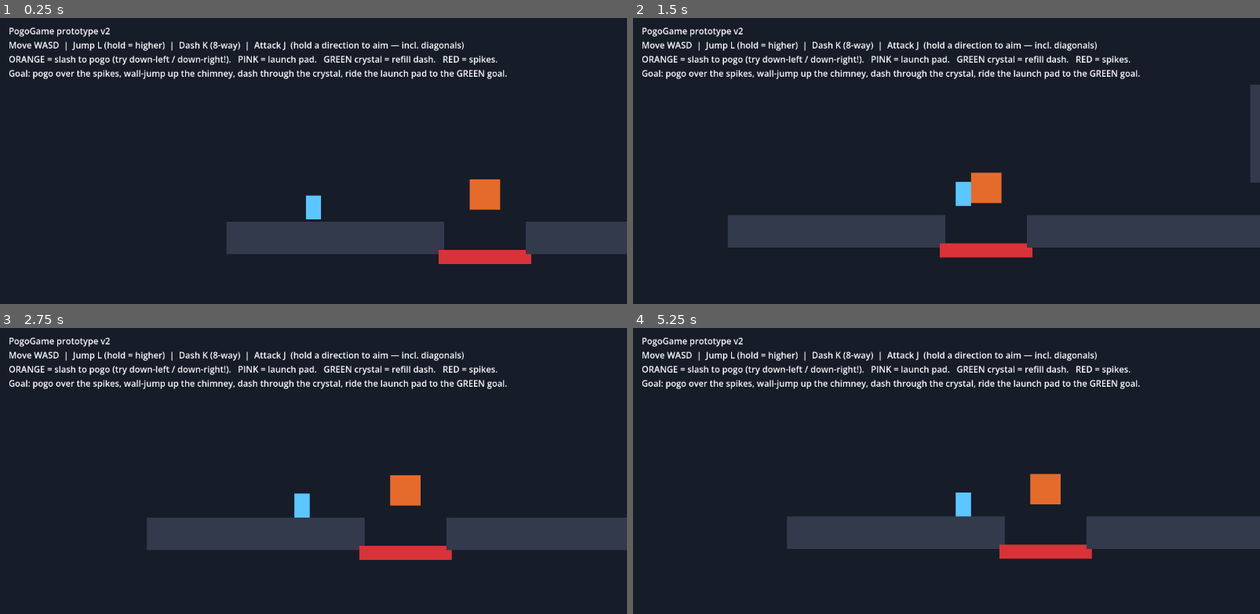
Above: before the commit, frames 1-4 (two rows, left to right).
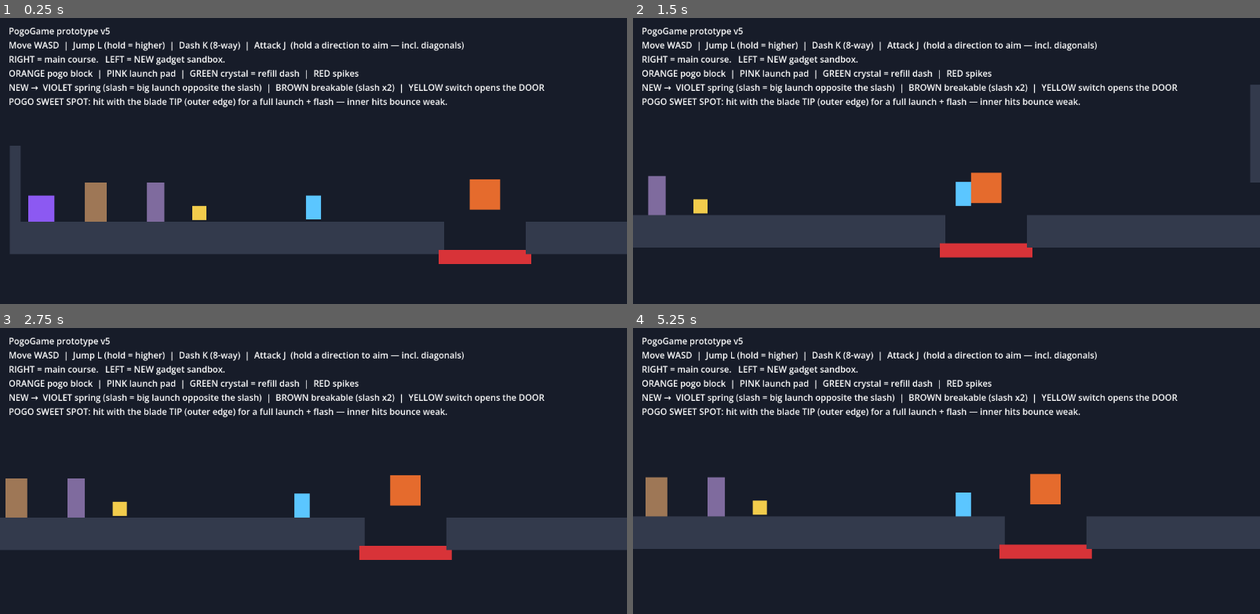
Above: after the commit, the same moments.

Repository: JL7024/PogoGame
Game: Godot game, scene res://Main.tscn
Same seed, same stepped clock (60 frames per second), same inputs: the game is played once before the commit and once after it.
Inputs:
- Up to frame 1 (0.25 s): no input
- Up to frame 2 (1.5 s): hold D (right) from 0.53 s (still down); tap J (attack) at 0.6 s; tap L (jump) at 0.77, 1.07 s; tap K (dash) at 0.8, 1.35 s
- Up to frame 3 (2.75 s): tap L (jump) at 1.52, 1.55, 1.82, 2.1 s; release D (right) at 2.03 s; hold A (left) from 2.03 s (still down); tap J (attack) at 2.3 s
- Up to frame 4 (5.25 s): release A (left) at 2.78 s; hold D (right) 2.78-4.28 s; tap J (attack) at 2.85, 4.35 s; tap L (jump) at 3.02, 3.32, 3.77, 3.8, 4.07, 4.52, 4.82 s; tap K (dash) at 3.05, 3.6, 5.1 s; hold A (left) 4.28-5.03 s; hold D (right) from 5.03 s (still down)

The runs differ from the first frame. In frame 1, 10% of the frame differs, in the area x 1-87%, y 3-83%; in frame 2, 6.5%; in frame 3, 7.9%; in frame 4, 8.1%.

Commit message:
v5: new weapon-reactive gadgets + sweet-spot pogo
- Pluggable on_slash gadget interface: the player dispatches to a gadget
  Callable that runs its own reaction and returns whether to also pogo
- New gadgets: directional spring (launch opposite the slash), breakable
  block (slash x2), slash-switch + linked gate; built in a LEFT sandbox strip
- Bigger attack reach/hitbox, now exported and tunable
- Sweet-spot pogo: tip hits = full launch + flash + strong juice;
  inner-blade hits bounce weaker (pogo_weak_mult / pogo_sweet_at)

Co-Authored-By: Claude Opus 4.8 <noreply@anthropic.com>

Diff:
--- a/Main.gd
+++ b/Main.gd
@@ -48,6 +48,20 @@
 	_add_launch_pad(Vector2(1560, 142), Vector2(56, 24), Vector2(150, -780))
 	_add_solid(Vector2(1640, -60), Vector2(240, 40), ground)          # high goal ledge
 	_add_goal(Vector2(1640, -110), Vector2(64, 64))
+	_build_sandbox()                                                  # new weapon-reactive toys (walk LEFT)
+
+# --- A no-stakes strip LEFT of spawn to try the new weapon-reactive gadgets ---
+func _build_sandbox() -> void:
+	var ground := Color(0.20, 0.23, 0.30)
+	_add_solid(Vector2(-210, 470), Vector2(400, 60), ground)          # sandbox floor (joins the spawn floor)
+	_add_solid(Vector2(-408, 400), Vector2(20, 200), ground)          # left wall cap
+	# Slash the YELLOW switch to open the DOOR, then continue left.
+	var gate := _add_gate(Vector2(-150, 404), Vector2(32, 72))
+	_add_switch(Vector2(-70, 424), gate)
+	# BROWN breakable wall — slash it twice to smash through.
+	_add_breakable(Vector2(-260, 404), Vector2(40, 72), 2)
+	# VIOLET directional spring — slash it to launch opposite the slash, hard.
+	_add_spring(Vector2(-360, 416), Vector2(48, 48))
 
 func _spawn_player() -> void:
 	player = Player.new()
@@ -90,6 +104,63 @@
 	var a := _add_area(center, Vector2(30, 30), Color(0.40, 0.85, 0.55), "dash_crystal", 4)
 	a.set_meta("active", true)
 	return a
+
+# --- Weapon-reactive gadgets (layer 3). Each carries an "on_slash" Callable the
+#     player invokes; it returns whether the player should also pogo-bounce. ---
+func _add_spring(center: Vector2, size: Vector2) -> StaticBody2D:
+	var b := _add_solid(center, size, Color(0.55, 0.35, 0.95))        # violet
+	b.set_collision_layer_value(3, true)
+	var react := func(p: Node, dir: Vector2) -> bool:
+		p.velocity = -dir * 640.0                                     # opposite the slash, hard
+		p.bounce_timer = maxf(p.bounce_timer, 0.18)                  # let the launch carry
+		return false
+	b.set_meta("on_slash", react)
+	return b
+
+func _add_breakable(center: Vector2, size: Vector2, hits: int) -> StaticBody2D:
+	var b := _add_solid(center, size, Color(0.62, 0.47, 0.34))        # brown
+	b.set_collision_layer_value(3, true)
+	b.set_meta("hp", hits)
+	var react := func(p: Node, dir: Vector2) -> bool:
+		var hp: int = int(b.get_meta("hp")) - 1
+		b.set_meta("hp", hp)
+		if hp <= 0:
+			b.set_collision_layer_value(1, false)                    # stop blocking
+			b.set_collision_layer_value(3, false)
+			var tw := b.create_tween()
+			tw.tween_property(b, "modulate:a", 0.0, 0.12)
+			tw.tween_callback(b.queue_free)
+			return false                                             # broke through — keep momentum
+		b.modulate = Color(1.0, 0.6, 0.6)                            # cracked
+		return false                                                 # no knockback — stand and keep slashing
+	b.set_meta("on_slash", react)
+	return b
+
+func _add_gate(center: Vector2, size: Vector2) -> StaticBody2D:
+	var g := _add_solid(center, size, Color(0.50, 0.42, 0.62))        # dim violet door
+	g.set_meta("open", false)
+	g.set_meta("shut_y", center.y)
+	g.set_meta("open_y", center.y + size.y + 8.0)                     # slide fully below the floor
+	return g
+
+func _set_gate(g: StaticBody2D, open: bool) -> void:
+	g.set_meta("open", open)
+	g.set_collision_layer_value(1, not open)                          # passable when open
+	var target_y: float = g.get_meta("open_y") if open else g.get_meta("shut_y")
+	var tw := g.create_tween()
+	tw.tween_property(g, "position:y", target_y, 0.25).set_trans(Tween.TRANS_QUAD)
+
+func _add_switch(center: Vector2, gate: StaticBody2D) -> StaticBody2D:
+	var s := _add_solid(center, Vector2(26, 26), Color(0.95, 0.80, 0.30))   # yellow knob
+	s.set_collision_layer_value(1, false)                            # not solid — just a slash target
+	s.set_collision_layer_value(3, true)
+	var react := func(p: Node, dir: Vector2) -> bool:
+		var now_open: bool = not bool(gate.get_meta("open"))
+		_set_gate(gate, now_open)
+		s.modulate = Color(0.5, 1.0, 0.6) if now_open else Color(1, 1, 1)
+		return false                                                 # flip it like a lever — no launch
+	s.set_meta("on_slash", react)
+	return s
 
 func _add_area(center: Vector2, size: Vector2, color: Color, group: String, layer: int) -> Area2D:
 	var a := Area2D.new()
@@ -116,7 +187,7 @@
 	add_child(cl)
 	hud = Label.new()
 	hud.position = Vector2(16, 12)
-	hud.text = "PogoGame prototype v2\nMove WASD  |  Jump L (hold = higher)  |  Dash K (8-way)  |  Attack J  (hold a direction to aim — incl. diagonals)\nORANGE = slash to pogo (try down-left / down-right!).   PINK = launch pad.   GREEN crystal = refill dash.   RED = spikes.\nGoal: pogo over the spikes, wall-jump up the chimney, dash through the crystal, ride the launch pad to the GREEN goal."
+	hud.text = "PogoGame prototype v5\nMove WASD  |  Jump L (hold = higher)  |  Dash K (8-way)  |  Attack J  (hold a direction to aim — incl. diagonals)\nRIGHT = main course.   LEFT = NEW gadget sandbox.\nORANGE pogo block  |  PINK launch pad  |  GREEN crystal = refill dash  |  RED spikes\nNEW →  VIOLET spring (slash = big launch opposite the slash)  |  BROWN breakable (slash x2)  |  YELLOW switch opens the DOOR\nPOGO SWEET SPOT: hit with the blade TIP (outer edge) for a full launch + flash — inner hits bounce weak."
 	cl.add_child(hud)
 
 func _rect_poly(size: Vector2, color: Color) -> Polygon2D:
--- a/Player.gd
+++ b/Player.gd
@@ -37,14 +37,16 @@
 @export_group("Attack / Pogo")
 @export var attack_time := 0.16
 @export var attack_cooldown := 0.22
-@export var attack_reach := 40.0                    # how far the hitbox sits from the body
-@export var attack_size_diag := Vector2(50, 50)     # diagonal slash hitbox
-@export var attack_size_vert := Vector2(50, 46)     # up / down slash hitbox
-@export var attack_size_horiz := Vector2(46, 50)    # left / right slash hitbox
+@export var attack_reach := 46.0                    # how far the hitbox sits from the body
+@export var attack_size_diag := Vector2(58, 58)     # diagonal slash hitbox
+@export var attack_size_vert := Vector2(58, 54)     # up / down slash hitbox
+@export var attack_size_horiz := Vector2(54, 58)    # left / right slash hitbox
 @export var pogo_up := -470.0
 @export var pogo_down := 560.0
 @export var pogo_side := 380.0
 @export var pogo_diag_mult := 1.3                   # extra punch for diagonal bounces (down-right -> up-left, etc.)
+@export var pogo_weak_mult := 0.6                   # bounce strength for an inner-blade hit vs a clean tip hit
+@export var pogo_sweet_at := 0.85                   # hit beyond attack_reach*this (toward the tip) = full-power pogo
 @export var bounce_lock := 0.15
 
 @export_group("Juice")
@@ -275,24 +277,42 @@
 	dashing = false
 	dashes_left = max_dashes
 	bounce_timer = bounce_lock
-	if hit.has_meta("launch"):
+	# Extension point: a gadget can carry an "on_slash" Callable(player, dir) and
+	# run its own reaction (open a door, break, custom launch...). It returns
+	# whether the player should STILL get the standard directional pogo.
+	var pogo := true
+	if hit.has_meta("on_slash"):
+		pogo = bool(hit.get_meta("on_slash").call(self, attack_dir))
+	elif hit.has_meta("launch"):
 		velocity = hit.get_meta("launch")
 		bounce_timer = maxf(bounce_timer, 0.18)
-	else:
-		_apply_bounce()
-	shake = shake_on_pogo
-	_squash(Vector2(0.8, 1.25))
-	if hit is Node2D:
+		pogo = false
+	# Sweet spot: a default pogo only reaches full power when contact lands near
+	# the blade TIP (outer reach); inner hits bounce weaker. Custom gadgets
+	# (launch pad / on_slash) always read as a clean hit for juice purposes.
+	var sweet := true
+	if pogo:
+		if hit is Node2D:
+			var along := ((hit as Node2D).global_position - global_position).dot(attack_dir)
+			sweet = along >= attack_reach * pogo_sweet_at
+		_apply_bounce(1.0 if sweet else pogo_weak_mult)
+	# Juice scaled by how clean the hit was.
+	shake = shake_on_pogo if sweet else shake_on_pogo * 0.45
+	_squash(Vector2(0.8, 1.25) if sweet else Vector2(0.9, 1.1))
+	if hit is Node2D and is_instance_valid(hit):
 		var n := hit as Node2D
-		n.scale = Vector2(1.25, 0.78)
+		n.scale = Vector2(1.3, 0.72) if sweet else Vector2(1.14, 0.88)
 		var tw := create_tween()
 		tw.tween_property(n, "scale", Vector2.ONE, 0.16)
-
-func _apply_bounce() -> void:
+		if pogo and sweet:
+			_flash(n)
+
+func _apply_bounce(strength: float) -> void:
 	# Bounce opposite the slash direction. Diagonals push both axes, so a
 	# down-right slash launches you up-left, etc. — boosted by pogo_diag_mult.
+	# `strength` is the sweet-spot weighting (1.0 = clean tip hit, <1 = inner hit).
 	var diag := absf(attack_dir.x) > 0.1 and absf(attack_dir.y) > 0.1
-	var m := pogo_diag_mult if diag else 1.0
+	var m := strength * (pogo_diag_mult if diag else 1.0)
 	if absf(attack_dir.x) > 0.1:
 		velocity.x = -signf(attack_dir.x) * pogo_side * m
 	if attack_dir.y > 0.1:        # slashed downward -> launch up
@@ -332,6 +352,13 @@
 	body_vis.scale = s
 	var tw := create_tween()
 	tw.tween_property(body_vis, "scale", Vector2.ONE, 0.14)
+
+func _flash(n: Node2D) -> void:
+	# Brief bright pop to signal a clean tip-hit pogo.
+	var prev := n.modulate
+	n.modulate = Color(2.2, 2.2, 2.2, prev.a)
+	var tw := create_tween()
+	tw.tween_property(n, "modulate", prev, 0.18)
 
 func _respawn() -> void:
 	global_position = spawn_point
